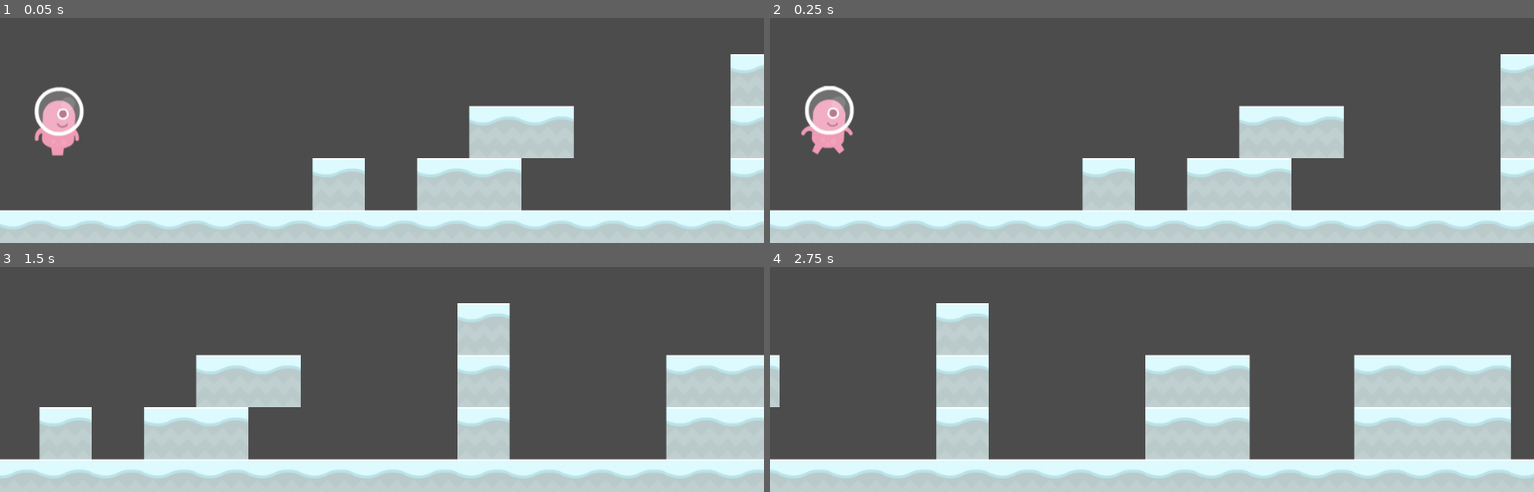
Above: before the commit, frames 1-4 (two rows, left to right).
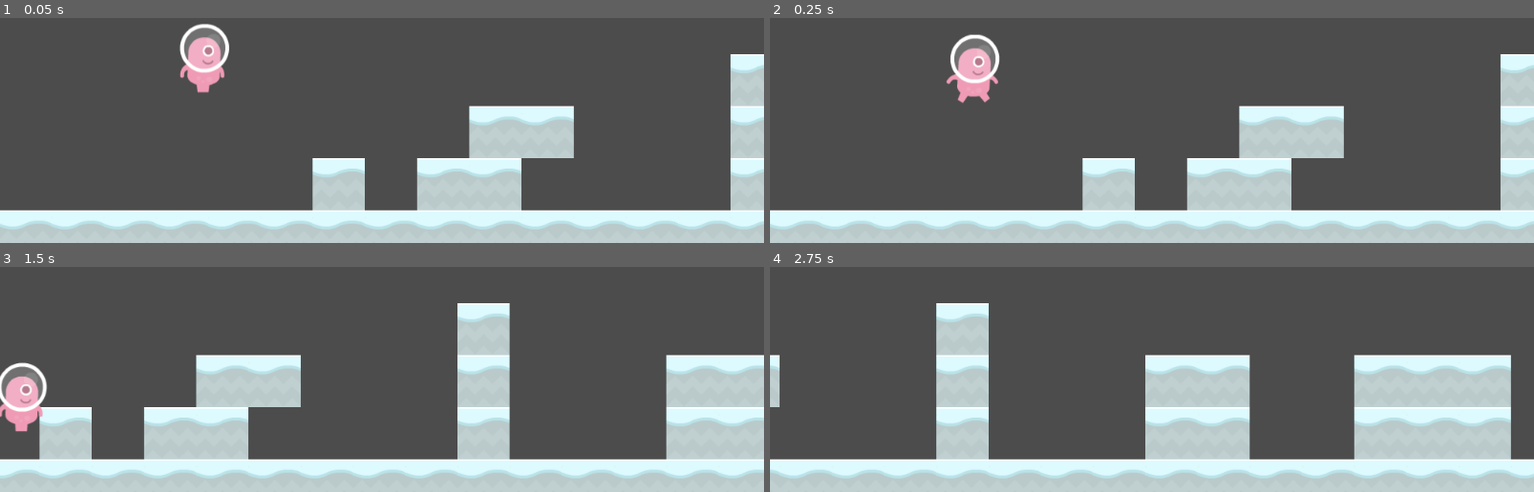
Above: after the commit, the same moments.

Repository: AngelOnFira/uottawa-game-jam
Game: Godot game, scene res://Scenes/GameScene.tscn
The game is run twice, just before and just after one commit, with the same random seed, the same clock (stepped at 60 frames per second) and the same inputs.
Inputs:
- Up to frame 1 (0.05 s): no input
- Up to frame 2 (0.25 s): no input
- Up to frame 3 (1.5 s): hold Up (ui_up) 0.53-1.28 s; hold Right (ui_right) from 0.53 s (still down); tap Up (ui_up) at 1.35 s
- Up to frame 4 (2.75 s): tap Up (ui_up) at 1.52, 1.82 s; release Right (ui_right) at 2.03 s; hold Left (ui_left) from 2.03 s (still down); hold Up (ui_up) from 2.03 s (still down)

The runs differ from the first frame. In frame 1, 3.0% of the frame differs, in the area x 4-30%, y 2-62%; in frame 2, 3.0%, in the area x 4-31%, y 7-61%; in frame 3, 1.5%; in frame 4, nothing differs.

Commit message:
Add character physics

Diff:
--- a/game-jam/Scenes/GameScene.tscn
+++ b/game-jam/Scenes/GameScene.tscn
@@ -1,23 +1,30 @@
-[gd_scene load_steps=15 format=2]
+[gd_scene load_steps=17 format=2]
 
-[ext_resource path="res://Assets/Character_sprites/p3_walk01.png" type="Texture" id=1]
-[ext_resource path="res://Assets/Character_sprites/p3_walk02.png" type="Texture" id=2]
-[ext_resource path="res://Assets/Character_sprites/p3_walk03.png" type="Texture" id=3]
-[ext_resource path="res://Assets/Character_sprites/p3_walk04.png" type="Texture" id=4]
-[ext_resource path="res://Assets/Character_sprites/p3_walk05.png" type="Texture" id=5]
-[ext_resource path="res://Assets/Character_sprites/p3_walk06.png" type="Texture" id=6]
-[ext_resource path="res://Assets/Character_sprites/p3_walk07.png" type="Texture" id=7]
-[ext_resource path="res://Assets/Character_sprites/p3_walk08.png" type="Texture" id=8]
-[ext_resource path="res://Assets/Character_sprites/p3_walk09.png" type="Texture" id=9]
-[ext_resource path="res://Assets/Character_sprites/p3_walk10.png" type="Texture" id=10]
-[ext_resource path="res://Assets/Character_sprites/p3_walk11.png" type="Texture" id=11]
-[ext_resource path="res://Scenes/AnimatedSprite.gd" type="Script" id=12]
-[ext_resource path="res://Scenes/Map.tscn" type="PackedScene" id=13]
+[ext_resource path="res://Scenes/Map.tscn" type="PackedScene" id=1]
+[ext_resource path="res://Scenes/KinematicBody2D.gd" type="Script" id=2]
+[ext_resource path="res://Assets/Character_sprites/p3_walk01.png" type="Texture" id=3]
+[ext_resource path="res://Assets/Character_sprites/p3_walk02.png" type="Texture" id=4]
+[ext_resource path="res://Assets/Character_sprites/p3_walk03.png" type="Texture" id=5]
+[ext_resource path="res://Assets/Character_sprites/p3_walk04.png" type="Texture" id=6]
+[ext_resource path="res://Assets/Character_sprites/p3_walk05.png" type="Texture" id=7]
+[ext_resource path="res://Assets/Character_sprites/p3_walk06.png" type="Texture" id=8]
+[ext_resource path="res://Assets/Character_sprites/p3_walk07.png" type="Texture" id=9]
+[ext_resource path="res://Assets/Character_sprites/p3_walk08.png" type="Texture" id=10]
+[ext_resource path="res://Assets/Character_sprites/p3_walk09.png" type="Texture" id=11]
+[ext_resource path="res://Assets/Character_sprites/p3_walk10.png" type="Texture" id=12]
+[ext_resource path="res://Assets/Character_sprites/p3_walk11.png" type="Texture" id=13]
+[ext_resource path="res://Scenes/AnimatedSprite.gd" type="Script" id=14]
 
-[sub_resource type="SpriteFrames" id=1]
+[sub_resource type="CapsuleShape2D" id=1]
+
+custom_solver_bias = 0.0
+radius = 25.0
+height = 38.0
+
+[sub_resource type="SpriteFrames" id=2]
 
 animations = [ {
-"frames": [ ExtResource( 1 ), ExtResource( 2 ), ExtResource( 3 ), ExtResource( 4 ), ExtResource( 5 ), ExtResource( 6 ), ExtResource( 7 ), ExtResource( 8 ), ExtResource( 9 ), ExtResource( 10 ), ExtResource( 11 ) ],
+"frames": [ ExtResource( 3 ), ExtResource( 4 ), ExtResource( 5 ), ExtResource( 6 ), ExtResource( 7 ), ExtResource( 8 ), ExtResource( 9 ), ExtResource( 10 ), ExtResource( 11 ), ExtResource( 12 ), ExtResource( 13 ) ],
 "loop": true,
 "name": "default",
 "speed": 5.0
@@ -25,18 +32,11 @@
 
 [node name="GameScene" type="Node2D" index="0"]
 
-[node name="AnimatedSprite" type="AnimatedSprite" parent="." index="0"]
-
-position = Vector2( 79, 442 )
-frames = SubResource( 1 )
-animation = "default"
-script = ExtResource( 12 )
-
-[node name="Map" parent="." index="1" instance=ExtResource( 13 )]
+[node name="Map" parent="." index="0" instance=ExtResource( 1 )]
 
 _sections_unfolded = [ "Cell" ]
 
-[node name="TileMap" type="TileMap" parent="." index="2"]
+[node name="TileMap" type="TileMap" parent="." index="1"]
 
 mode = 0
 tile_set = null
@@ -55,3 +55,24 @@
 occluder_light_mask = 1
 format = 1
 tile_data = PoolIntArray(  )
+
+[node name="KinematicBody2D" type="KinematicBody2D" parent="." index="2"]
+
+position = Vector2( 273.984, 356.179 )
+input_pickable = false
+collision_layer = 1
+collision_mask = 1
+collision/safe_margin = 0.08
+script = ExtResource( 2 )
+
+[node name="CollisionShape2D" type="CollisionShape2D" parent="KinematicBody2D" index="0"]
+
+shape = SubResource( 1 )
+_sections_unfolded = [ "Transform" ]
+
+[node name="AnimatedSprite" type="AnimatedSprite" parent="KinematicBody2D" index="1"]
+
+frames = SubResource( 2 )
+animation = "default"
+script = ExtResource( 14 )
+_sections_unfolded = [ "Transform" ]
--- /dev/null
+++ b/game-jam/Scenes/KinematicBody2D.gd
@@ -0,0 +1,75 @@
+extends KinematicBody2D
+
+# This demo shows how to build a kinematic controller.
+
+# Member variables
+const GRAVITY = 500.0 # pixels/second/second
+
+# Angle in degrees towards either side that the player can consider "floor"
+const FLOOR_ANGLE_TOLERANCE = 40
+const WALK_FORCE = 600
+const WALK_MIN_SPEED = 20
+const WALK_MAX_SPEED = 350
+const STOP_FORCE = 1300
+const JUMP_SPEED = 370
+const JUMP_MAX_AIRBORNE_TIME = 0.4
+
+const SLIDE_STOP_VELOCITY = 1.0 # one pixel/second
+const SLIDE_STOP_MIN_TRAVEL = 1.0 # one pixel
+
+var velocity = Vector2()
+var on_air_time = 100
+var jumping = false
+
+var prev_jump_pressed = false
+
+
+func _physics_process(delta):
+	# Create forces
+	var force = Vector2(0, GRAVITY)
+
+	var walk_left = Input.is_action_pressed("ui_left")
+	var walk_right = Input.is_action_pressed("ui_right")
+	var jump = Input.is_action_pressed("ui_up")
+
+	var stop = true
+
+	if walk_left:
+		if velocity.x <= WALK_MIN_SPEED and velocity.x > -WALK_MAX_SPEED:
+			force.x -= WALK_FORCE
+			stop = false
+	elif walk_right:
+		if velocity.x >= -WALK_MIN_SPEED and velocity.x < WALK_MAX_SPEED:
+			force.x += WALK_FORCE
+			stop = false
+
+	if stop:
+		var vsign = sign(velocity.x)
+		var vlen = abs(velocity.x)
+
+		vlen -= STOP_FORCE * delta
+		if vlen < 0:
+			vlen = 0
+
+		velocity.x = vlen * vsign
+
+	# Integrate forces to velocity
+	velocity += force * delta
+	# Integrate velocity into motion and move
+	velocity = move_and_slide(velocity, Vector2(0, -1))
+
+	if is_on_floor():
+		on_air_time = 0
+
+	if jumping and velocity.y > 0:
+		# If falling, no longer jumping
+		jumping = false
+
+	if on_air_time < JUMP_MAX_AIRBORNE_TIME and jump and not prev_jump_pressed and not jumping:
+		# Jump must also be allowed to happen if the character left the floor a little bit ago.
+		# Makes controls more snappy.
+		velocity.y = -JUMP_SPEED
+		jumping = true
+
+	on_air_time += delta
+	prev_jump_pressed = jump
